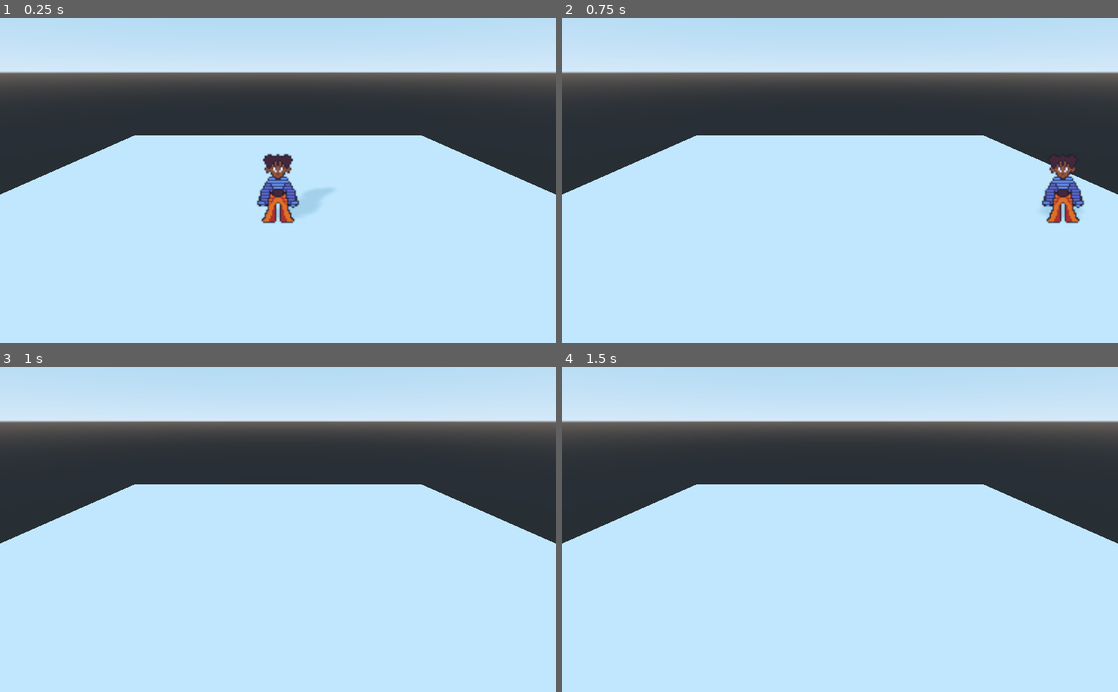
Above: before the commit, frames 1-4 (two rows, left to right).
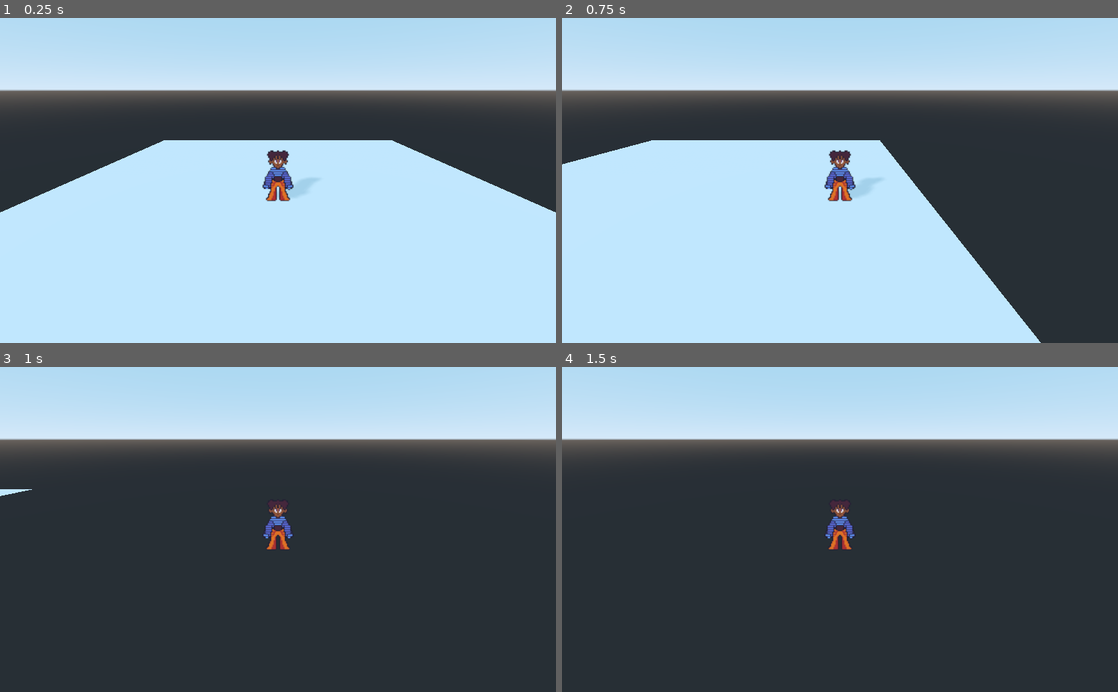
Above: after the commit, the same moments.

Repository: mozes-lol/dec-2022-chrono-arcana
Game: Godot game, scene res://2.5DMapPrototype.tscn
The game is run twice, just before and just after one commit, with the same random seed, the same clock (stepped at 60 frames per second) and the same inputs. This scene is started directly instead of the project's main scene.
Inputs (mouse positions are in pixels of both pictures, inside the frame that each line leads up to):
- Up to frame 1 (0.25 s): no input
- Up to frame 2 (0.75 s): tap Enter at 0.5 s; move the mouse to (962, 164) at 0.52 s; hold D (move_right) from 0.53 s (still down); hold Shift (shift) from 0.53 s (still down)
- Up to frame 3 (1 s): keep holding D (move_right); keep holding Shift (shift)
- Up to frame 4 (1.5 s): move the mouse to (728, 545) at 1.27 s; release D (move_right) at 1.28 s; release Shift (shift) at 1.28 s; hold S (move_down) from 1.28 s (still down); tap Shift (shift) at 1.35 s

The runs differ from the first frame. In frame 1, 14% of the frame differs, in the area x 0-100%, y 16-64%; in frame 2, 27%; in frame 3, 68%, in the area x 0-100%, y 16-100%; in frame 4, 68%.
Error before the commit: Invalid set index 'disabled' (on base: 'null instance') with value of type 'bool'. (res://2.5DPlayerTest.gd:222)
Error after the commit: Invalid set index 'disabled' (on base: 'null instance') with value of type 'bool'. (res://2.5DPlayerTest.gd:221)

Commit message:
Camera Follow Player

Diff:
--- a/2.5DMapPrototype.tscn
+++ b/2.5DMapPrototype.tscn
@@ -1,6 +1,7 @@
-[gd_scene load_steps=3 format=2]
+[gd_scene load_steps=4 format=2]
 
 [ext_resource path="res://2.5DPlayerTest.tscn" type="PackedScene" id=1]
+[ext_resource path="res://25DCamera.gd" type="Script" id=2]
 
 [sub_resource type="PlaneMesh" id=1]
 
@@ -9,12 +10,16 @@
 [node name="MeshInstance" type="MeshInstance" parent="."]
 transform = Transform( 10, 0, 0, 0, 1, 0, 0, 0, 10, 0, 0, 0 )
 mesh = SubResource( 1 )
+material/0 = null
 
 [node name="25DPlayerTest" parent="." instance=ExtResource( 1 )]
 transform = Transform( 1, 0, 0, 0, 1, 0, 0, 0, 1, 0, 1, 0 )
 
 [node name="Camera" type="Camera" parent="."]
-transform = Transform( -1, -3.69465e-08, 7.92319e-08, 0, 0.906308, 0.422618, -8.74228e-08, 0.422618, -0.906308, 0, 3.992, -6.038 )
+transform = Transform( -1, -3.69464e-08, 7.9232e-08, 0, 0.906308, 0.422618, -8.74228e-08, 0.422618, -0.906308, 0, 3.992, -6.038 )
+fov = 80.0
+script = ExtResource( 2 )
+cameraManualOffset = Vector3( 0, -2, -1 )
 
 [node name="DirectionalLight" type="DirectionalLight" parent="."]
 transform = Transform( -0.792941, -0.0963699, 0.601629, 0.410442, 0.64528, 0.644322, -0.450312, 0.757843, -0.472115, 1.96717, 4.24363, -5.64458 )
--- a/2.5DPlayerTest.gd
+++ b/2.5DPlayerTest.gd
@@ -108,7 +108,6 @@
 		if input_velocity.length() > 0:
 			velocity.x = move_toward(velocity.x, input_velocity.x, accel) #velocity.linear_interpolate(input_velocity, 0.2)
 			velocity.z = move_toward(velocity.z, input_velocity.z, accel)
-			print("bruh")
 		else:
 			velocity.x = move_toward(velocity.x, 0, deccel) #velocity.linear_interpolate(Vector2.ZERO, 0.2)
 			velocity.z = move_toward(velocity.z, 0, deccel)
--- a/2.5DPlayerTest.tscn
+++ b/2.5DPlayerTest.tscn
@@ -4,6 +4,7 @@
 [ext_resource path="res://2.5DPlayerTest.gd" type="Script" id=2]
 
 [sub_resource type="BoxShape" id=1]
+extents = Vector3( 1, 1, 0.554851 )
 
 [node name="25DPlayerTest" type="KinematicBody"]
 transform = Transform( 1, 0, 0, 0, 1, 0, 0, 0, 1, 0, 0.999536, 0 )
--- /dev/null
+++ b/25DCamera.gd
@@ -0,0 +1,34 @@
+extends Camera
+
+var playerTargetPosition
+var cameraPosition
+var cameraOffsetPositionToPlayer = Vector3.ZERO
+var playerTargetPositionPerFrame = Vector3.ZERO
+export var cameraManualOffset = Vector3.ZERO # If further offset tweaking is not needed, leave the values for all axis as 0
+
+func _ready():
+
+	# Getting the position of the player
+	playerTargetPosition = get_node("/root/Map_Prototype/25DPlayerTest").translation
+	# Getting the position of the camera
+	cameraPosition = translation
+
+	# Getting the difference of the two positions
+	# Remember: We're looking for the difference for each axis; Not the distance
+	# That's why the process of subtracting axis is separate
+	var offsetX = playerTargetPosition.x + cameraPosition.x
+	var offsetY = playerTargetPosition.y + cameraPosition.y
+	var offsetZ = playerTargetPosition.z + cameraPosition.z
+
+	# This is the final offset that will be used
+	cameraOffsetPositionToPlayer = Vector3(offsetX, offsetY, offsetZ) + cameraManualOffset
+	print_debug(cameraOffsetPositionToPlayer)
+
+func _process(delta: float) -> void:
+	# The position of the player will be checked every frame
+	playerTargetPositionPerFrame = get_node("/root/Map_Prototype/25DPlayerTest").translation
+	translation = playerTargetPositionPerFrame + cameraOffsetPositionToPlayer
+	print_debug(playerTargetPositionPerFrame)
+
+func _physics_process(delta: float) -> void:
+	translation = playerTargetPositionPerFrame + cameraOffsetPositionToPlayer
--- a/project.godot
+++ b/project.godot
@@ -22,36 +22,36 @@
 
 move_up={
 "deadzone": 0.5,
-"events": [ Object(InputEventKey,"resource_local_to_scene":false,"resource_name":"","device":0,"alt":false,"shift":false,"control":false,"meta":false,"command":false,"pressed":false,"scancode":87,"physical_scancode":0,"unicode":0,"echo":false,"script":null)
-, Object(InputEventKey,"resource_local_to_scene":false,"resource_name":"","device":0,"alt":false,"shift":false,"control":false,"meta":false,"command":false,"pressed":false,"scancode":16777232,"physical_scancode":0,"unicode":0,"echo":false,"script":null)
+"events": [ Object(InputEventKey,"resource_local_to_scene":false,"resource_name":"","device":0,"alt":false,"shift":false,"control":false,"meta":false,"command":false,"pressed":false,"scancode":87,"unicode":0,"echo":false,"script":null)
+, Object(InputEventKey,"resource_local_to_scene":false,"resource_name":"","device":0,"alt":false,"shift":false,"control":false,"meta":false,"command":false,"pressed":false,"scancode":16777232,"unicode":0,"echo":false,"script":null)
  ]
 }
 move_down={
 "deadzone": 0.5,
-"events": [ Object(InputEventKey,"resource_local_to_scene":false,"resource_name":"","device":0,"alt":false,"shift":false,"control":false,"meta":false,"command":false,"pressed":false,"scancode":83,"physical_scancode":0,"unicode":0,"echo":false,"script":null)
-, Object(InputEventKey,"resource_local_to_scene":false,"resource_name":"","device":0,"alt":false,"shift":false,"control":false,"meta":false,"command":false,"pressed":false,"scancode":16777234,"physical_scancode":0,"unicode":0,"echo":false,"script":null)
+"events": [ Object(InputEventKey,"resource_local_to_scene":false,"resource_name":"","device":0,"alt":false,"shift":false,"control":false,"meta":false,"command":false,"pressed":false,"scancode":83,"unicode":0,"echo":false,"script":null)
+, Object(InputEventKey,"resource_local_to_scene":false,"resource_name":"","device":0,"alt":false,"shift":false,"control":false,"meta":false,"command":false,"pressed":false,"scancode":16777234,"unicode":0,"echo":false,"script":null)
  ]
 }
 move_left={
 "deadzone": 0.5,
-"events": [ Object(InputEventKey,"resource_local_to_scene":false,"resource_name":"","device":0,"alt":false,"shift":false,"control":false,"meta":false,"command":false,"pressed":false,"scancode":65,"physical_scancode":0,"unicode":0,"echo":false,"script":null)
-, Object(InputEventKey,"resource_local_to_scene":false,"resource_name":"","device":0,"alt":false,"shift":false,"control":false,"meta":false,"command":false,"pressed":false,"scancode":16777231,"physical_scancode":0,"unicode":0,"echo":false,"script":null)
+"events": [ Object(InputEventKey,"resource_local_to_scene":false,"resource_name":"","device":0,"alt":false,"shift":false,"control":false,"meta":false,"command":false,"pressed":false,"scancode":65,"unicode":0,"echo":false,"script":null)
+, Object(InputEventKey,"resource_local_to_scene":false,"resource_name":"","device":0,"alt":false,"shift":false,"control":false,"meta":false,"command":false,"pressed":false,"scancode":16777231,"unicode":0,"echo":false,"script":null)
  ]
 }
 move_right={
 "deadzone": 0.5,
-"events": [ Object(InputEventKey,"resource_local_to_scene":false,"resource_name":"","device":0,"alt":false,"shift":false,"control":false,"meta":false,"command":false,"pressed":false,"scancode":68,"physical_scancode":0,"unicode":0,"echo":false,"script":null)
-, Object(InputEventKey,"resource_local_to_scene":false,"resource_name":"","device":0,"alt":false,"shift":false,"control":false,"meta":false,"command":false,"pressed":false,"scancode":16777233,"physical_scancode":0,"unicode":0,"echo":false,"script":null)
+"events": [ Object(InputEventKey,"resource_local_to_scene":false,"resource_name":"","device":0,"alt":false,"shift":false,"control":false,"meta":false,"command":false,"pressed":false,"scancode":68,"unicode":0,"echo":false,"script":null)
+, Object(InputEventKey,"resource_local_to_scene":false,"resource_name":"","device":0,"alt":false,"shift":false,"control":false,"meta":false,"command":false,"pressed":false,"scancode":16777233,"unicode":0,"echo":false,"script":null)
  ]
 }
 space={
 "deadzone": 0.5,
-"events": [ Object(InputEventKey,"resource_local_to_scene":false,"resource_name":"","device":0,"alt":false,"shift":false,"control":false,"meta":false,"command":false,"pressed":false,"scancode":32,"physical_scancode":0,"unicode":0,"echo":false,"script":null)
+"events": [ Object(InputEventKey,"resource_local_to_scene":false,"resource_name":"","device":0,"alt":false,"shift":false,"control":false,"meta":false,"command":false,"pressed":false,"scancode":32,"unicode":0,"echo":false,"script":null)
  ]
 }
 shift={
 "deadzone": 0.5,
-"events": [ Object(InputEventKey,"resource_local_to_scene":false,"resource_name":"","device":0,"alt":false,"shift":false,"control":false,"meta":false,"command":false,"pressed":false,"scancode":16777237,"physical_scancode":0,"unicode":0,"echo":false,"script":null)
+"events": [ Object(InputEventKey,"resource_local_to_scene":false,"resource_name":"","device":0,"alt":false,"shift":false,"control":false,"meta":false,"command":false,"pressed":false,"scancode":16777237,"unicode":0,"echo":false,"script":null)
  ]
 }
 
Not shown: 2 places in player-prototype/leveldemo.tscn that only renumber resources
